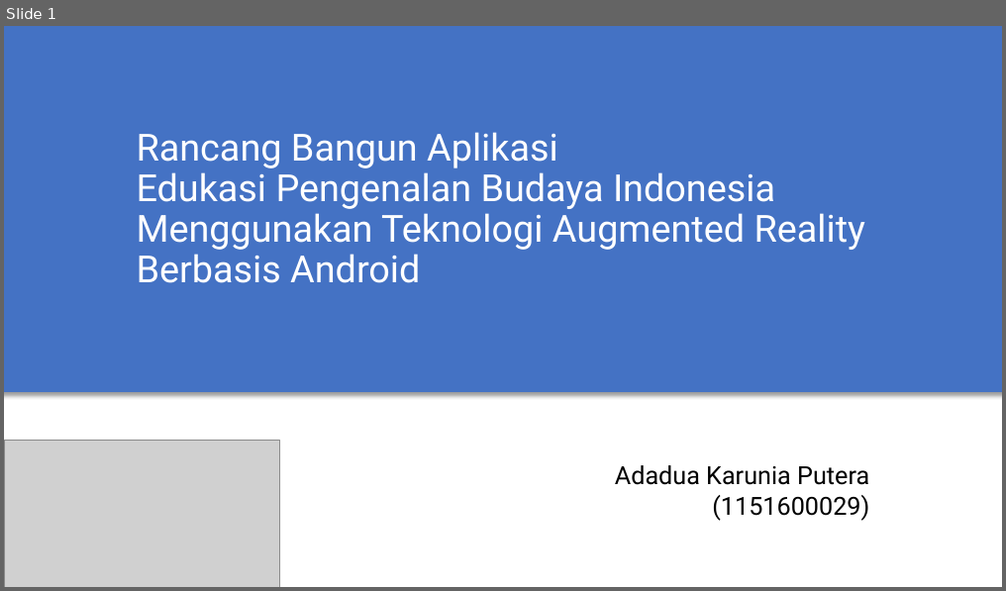
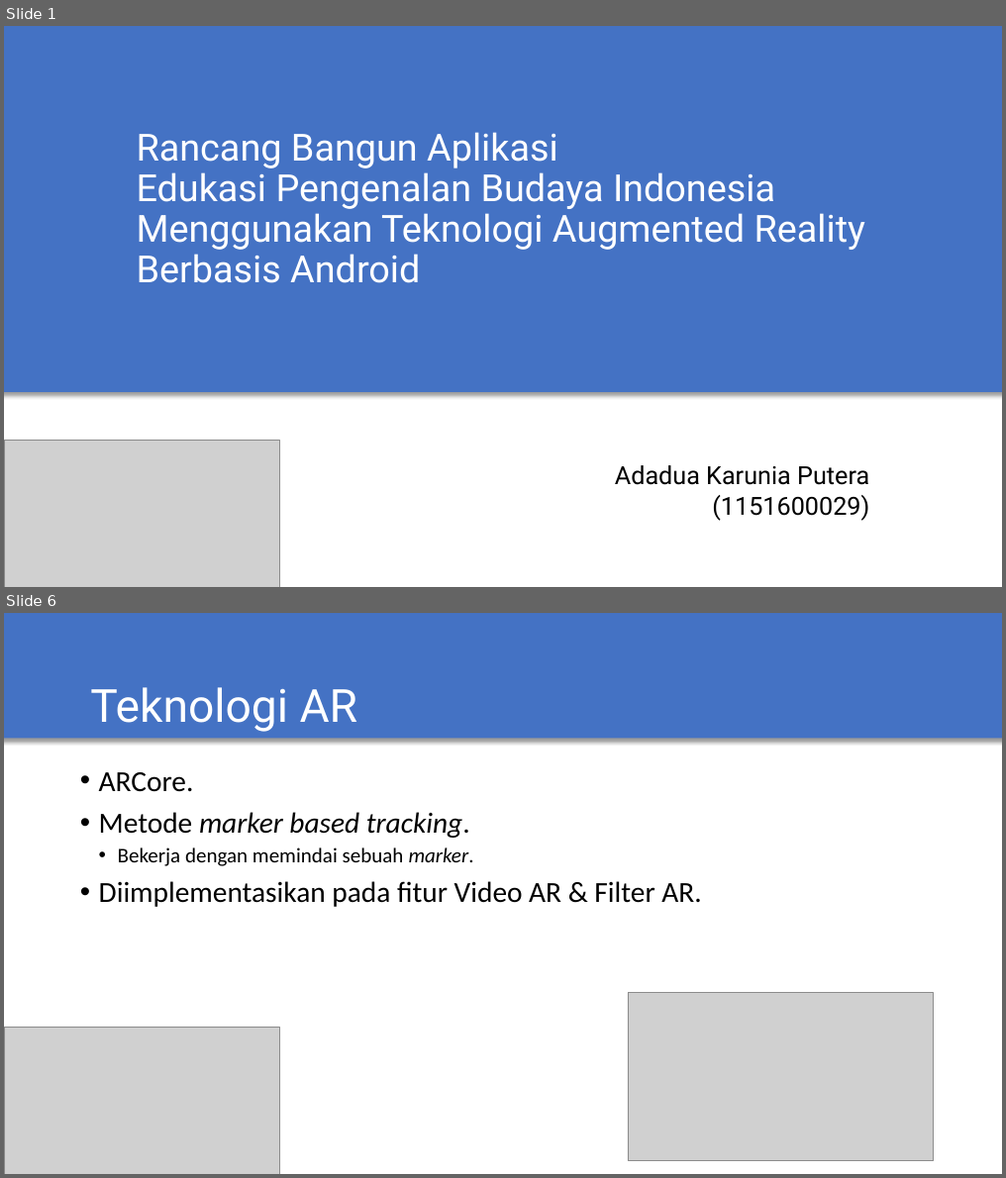
Before and after one commit to adasoraninda/slide-TA, a slide deck: presentasi-TA.pptx. Shown one above the other, each under a label of ours: slide 1 before the commit, slides 1 and 6 after it; the slides between them are not shown. The pictures are 1006x591 and 1006x1178 pixels, drawn with LibreOffice and Linux fonts; fonts in the diff are those of the drawing; grey boxes stand for pictures; background and template pictures are left out. Boxes give left, top, right and bottom in pixels: in the first picture for what was removed or moved away, otherwise in the second. Text is boxed around its words. In the diff, an @@ line names an element or a change of style, - is before the commit and + after.

```diff
--- a/presentasi-TA.pptx
+++ b/presentasi-TA.pptx
@@ slide 6 added at (x1=4, y1=613, x2=1002, y2=1174), background #FFFFFF @@
@@ rectangle added at (x1=4, y1=613, x2=1002, y2=738), fill #4472C4 @@
@@ text added at (x1=90, y1=687, x2=358, y2=732), 44 pt, text #FFFFFF @@
+Teknologi AR
@@ text added at (x1=99, y1=772, x2=701, y2=907), 28 pt, text #000000 @@
+• ARCore.
+• Metode marker based tracking.
+    • Bekerja dengan memindai sebuah marker.
+• Diimplementasikan pada fitur Video AR & Filter AR.
@@ picture added at (x1=628, y1=993, x2=933, y2=1161) @@
@@ picture added at (x1=4, y1=1027, x2=279, y2=1174) @@
```
Also in this commit, not shown: 6 slides changed, 1 other slide added, 2 slides removed.
